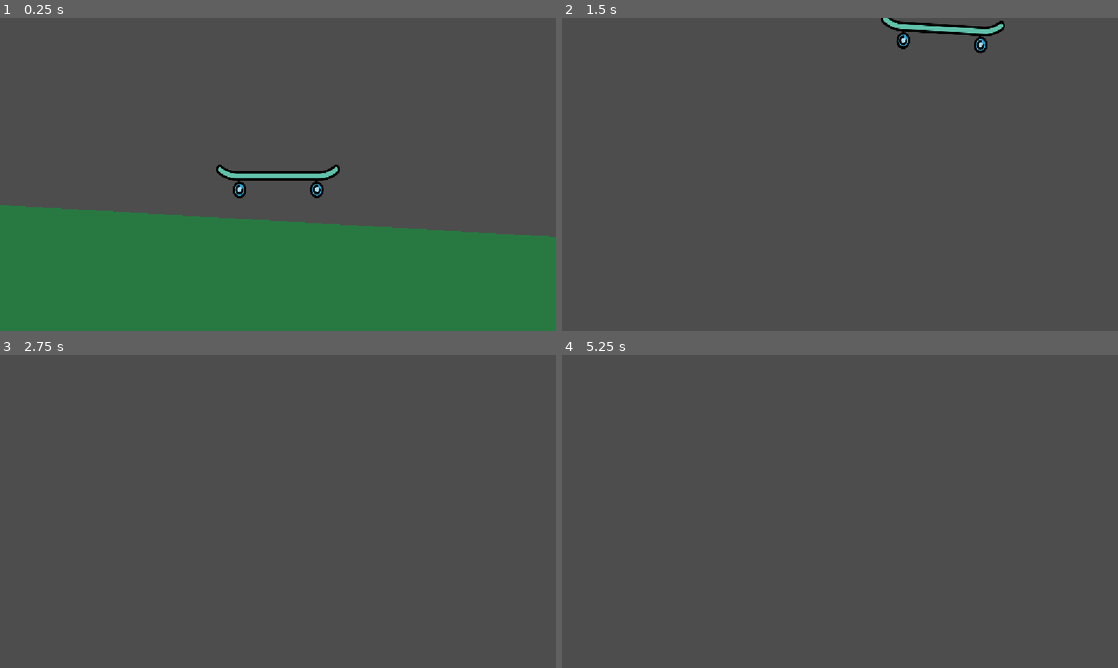
Above: before the commit, frames 1-4 (two rows, left to right).
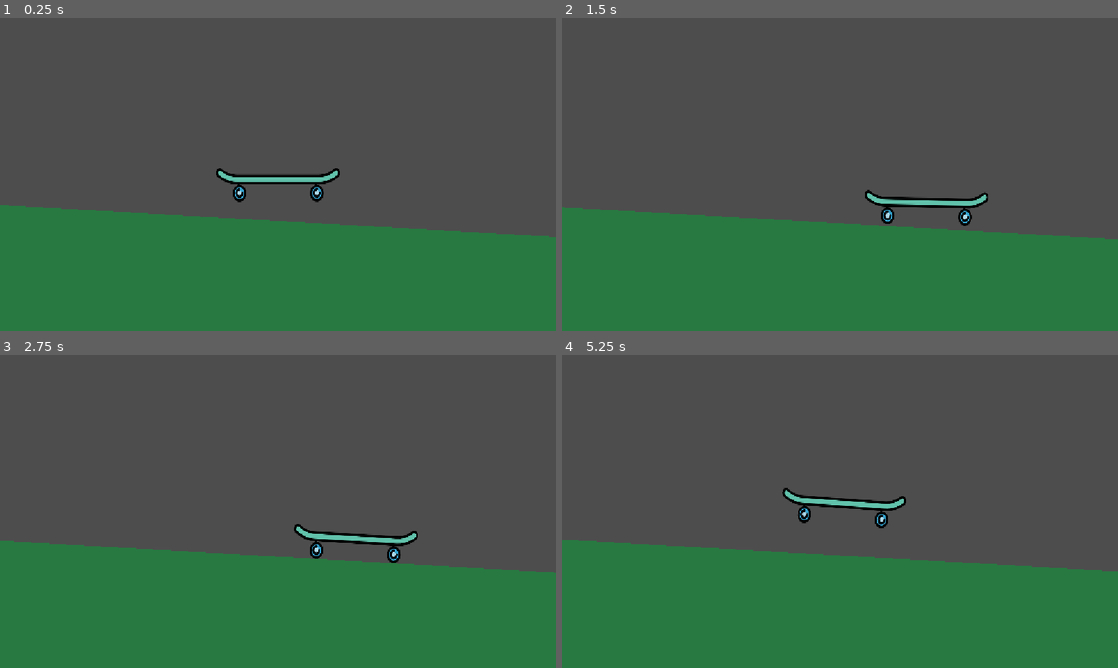
Above: after the commit, the same moments.

Repository: wolskao/TheStickmanSkater
Game: Godot game, scene res://Scenes/MainScene.tscn
Two runs of this game, one before a commit and one after it. Both use one fixed random seed, a clock stepped at 60 frames per second and the inputs below.
Inputs:
- Up to frame 1 (0.25 s): no input
- Up to frame 2 (1.5 s): hold D (move_right) 0.53-1.28 s; tap Space (jump) at 0.6, 0.77, 1.07, 1.35 s; hold A (move_left) from 1.28 s (still down)
- Up to frame 3 (2.75 s): tap Space (jump) at 1.52, 1.82, 2.1 s; release A (move_left) at 2.03 s; hold D (move_right) from 2.03 s (still down)
- Up to frame 4 (5.25 s): tap Space (jump) at 2.85, 3.02, 3.32, 3.6, 3.77, 4.07, 4.35, 4.52, 4.82, 5.1 s; release D (move_right) at 3.53 s; hold A (move_left) from 3.53 s (still down)

The runs differ from the first frame. In frame 1, 1.0% of the frame differs, in the area x 38-62%, y 46-59%; in frame 2, 36%; in frame 3, 36%; in frame 4, 37%, in the area x 0-100%, y 42-100%.

Commit message:
Board collision shape adjustment
The collision shape of the board changed from rectangle to 1 capsule & 2 circles

Diff:
--- a/Scenes/MainScene.tscn
+++ b/Scenes/MainScene.tscn
@@ -1,6 +1,9 @@
 [gd_scene format=3 uid="uid://b6tykcrv43124"]
 
 [ext_resource type="PackedScene" uid="uid://t1hw0t8fjjrf" path="res://Scenes/Player.tscn" id="1_hpc76"]
+
+[sub_resource type="PhysicsMaterial" id="PhysicsMaterial_kyqiw"]
+friction = 0.1
 
 [node name="MainScene" type="Node2D" unique_id=624615732]
 
@@ -10,6 +13,7 @@
 [node name="Ground" type="StaticBody2D" parent="." unique_id=870214110]
 position = Vector2(-3219.0002, -583)
 scale = Vector2(2.3487809, 1.4111907)
+physics_material_override = SubResource("PhysicsMaterial_kyqiw")
 
 [node name="CollisionPolygon2D" type="CollisionPolygon2D" parent="Ground" unique_id=333887805]
 position = Vector2(1156, 646)
--- a/Scenes/Player.tscn
+++ b/Scenes/Player.tscn
@@ -3,18 +3,34 @@
 [ext_resource type="Script" uid="uid://buwugpsj6xhv7" path="res://Scenes/player.gd" id="1_kyqiw"]
 [ext_resource type="Texture2D" uid="uid://4acjfovfk550" path="res://Assets/Sprites/skateboardAsset.png" id="1_rpqav"]
 
-[sub_resource type="RectangleShape2D" id="RectangleShape2D_vq7pl"]
-size = Vector2(512, 108)
+[sub_resource type="PhysicsMaterial" id="PhysicsMaterial_gntrk"]
+friction = 0.1
+
+[sub_resource type="CapsuleShape2D" id="CapsuleShape2D_gntrk"]
+radius = 16.021912
+height = 155.23056
+
+[sub_resource type="CircleShape2D" id="CircleShape2D_vq7pl"]
+radius = 18.027756
 
 [node name="Player" type="CharacterBody2D" unique_id=295827543]
 
 [node name="Skateboard" type="RigidBody2D" parent="." unique_id=47734110]
+mass = 1.5
+physics_material_override = SubResource("PhysicsMaterial_gntrk")
+gravity_scale = 1.5
+continuous_cd = 1
+linear_damp = 0.1
+angular_damp = 1.0
+constant_force = Vector2(0.5, 0.5)
 script = ExtResource("1_kyqiw")
+rotation_force = 2000.0
 
-[node name="CollisionShape2D" type="CollisionShape2D" parent="Skateboard" unique_id=774361457]
-position = Vector2(0.50113976, 0.6260893)
-scale = Vector2(0.50113976, 0.6260893)
-shape = SubResource("RectangleShape2D_vq7pl")
+[node name="DeckCol" type="CollisionShape2D" parent="Skateboard" unique_id=774361457]
+position = Vector2(0, -18)
+rotation = 1.5711011
+scale = Vector2(1.1858567, 1.8166643)
+shape = SubResource("CapsuleShape2D_gntrk")
 
 [node name="Sprite2D" type="Sprite2D" parent="Skateboard" unique_id=1891656877]
 scale = Vector2(0.50113976, 0.6260893)
@@ -24,3 +40,14 @@
 position_smoothing_enabled = true
 drag_horizontal_enabled = true
 drag_vertical_enabled = true
+
+[node name="RayCast2D" type="RayCast2D" parent="Skateboard" unique_id=340648984]
+target_position = Vector2(0, 40)
+
+[node name="BackWheelCol" type="CollisionShape2D" parent="Skateboard" unique_id=1490161909]
+position = Vector2(-80, 17)
+shape = SubResource("CircleShape2D_vq7pl")
+
+[node name="FrontWheelCol" type="CollisionShape2D" parent="Skateboard" unique_id=1607063770]
+position = Vector2(80, 17)
+shape = SubResource("CircleShape2D_vq7pl")
--- a/Scenes/player.gd
+++ b/Scenes/player.gd
@@ -2,6 +2,9 @@
 
 @export var push_force := 1000.0
 @export var jump_force := 500.0
+@export var rotation_force := 1500.0
+
+@onready var ground_raycast = $RayCast2D
 
 func _physics_process(delta: float) -> void:
 	var direction := Input.get_axis("move_left", "move_right")
@@ -9,5 +12,11 @@
 	if direction != 0:
 		apply_central_force(Vector2.RIGHT * direction * push_force)
 
-	if Input.is_action_just_pressed("jump"):
+	if Input.is_action_just_pressed("jump") and ground_raycast.is_colliding():
 		apply_central_impulse(Vector2.UP * jump_force)
+
+	if Input.is_action_pressed("move_left"):
+		apply_torque(rotation_force)
+
+	if Input.is_action_pressed("move_right"):
+		apply_torque(-rotation_force)
